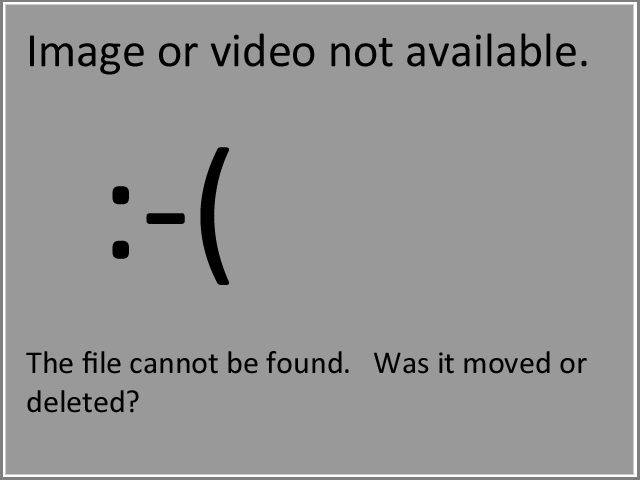
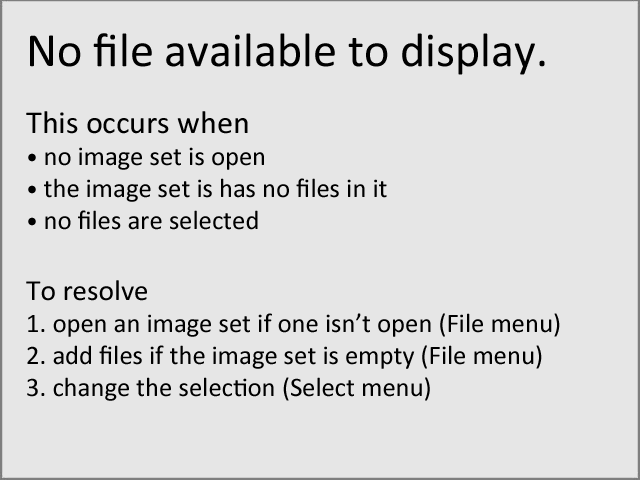
Two versions of the same layered image (640×480). Layer-by-layer changes:
hid "Image or video not available. :-( The file cannot be found." over [26, 33, 587, 413]
renamed "No files available to display. This occurs when • no image set" to "No file available to display. This occurs when • no image set", showed it, painted on it over [26, 33, 597, 401]
painted on "Background" over [2, 1, 638, 478]
